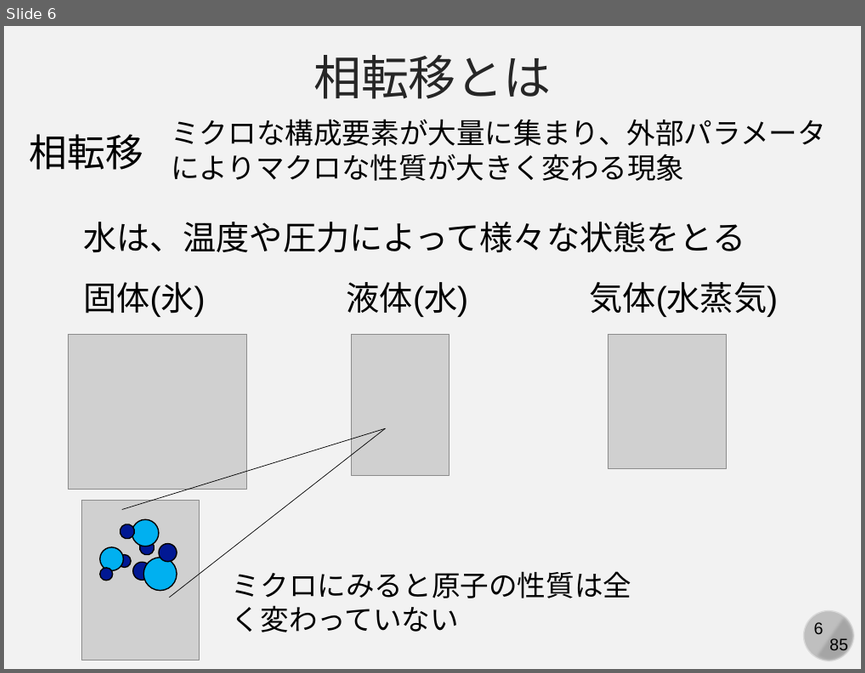
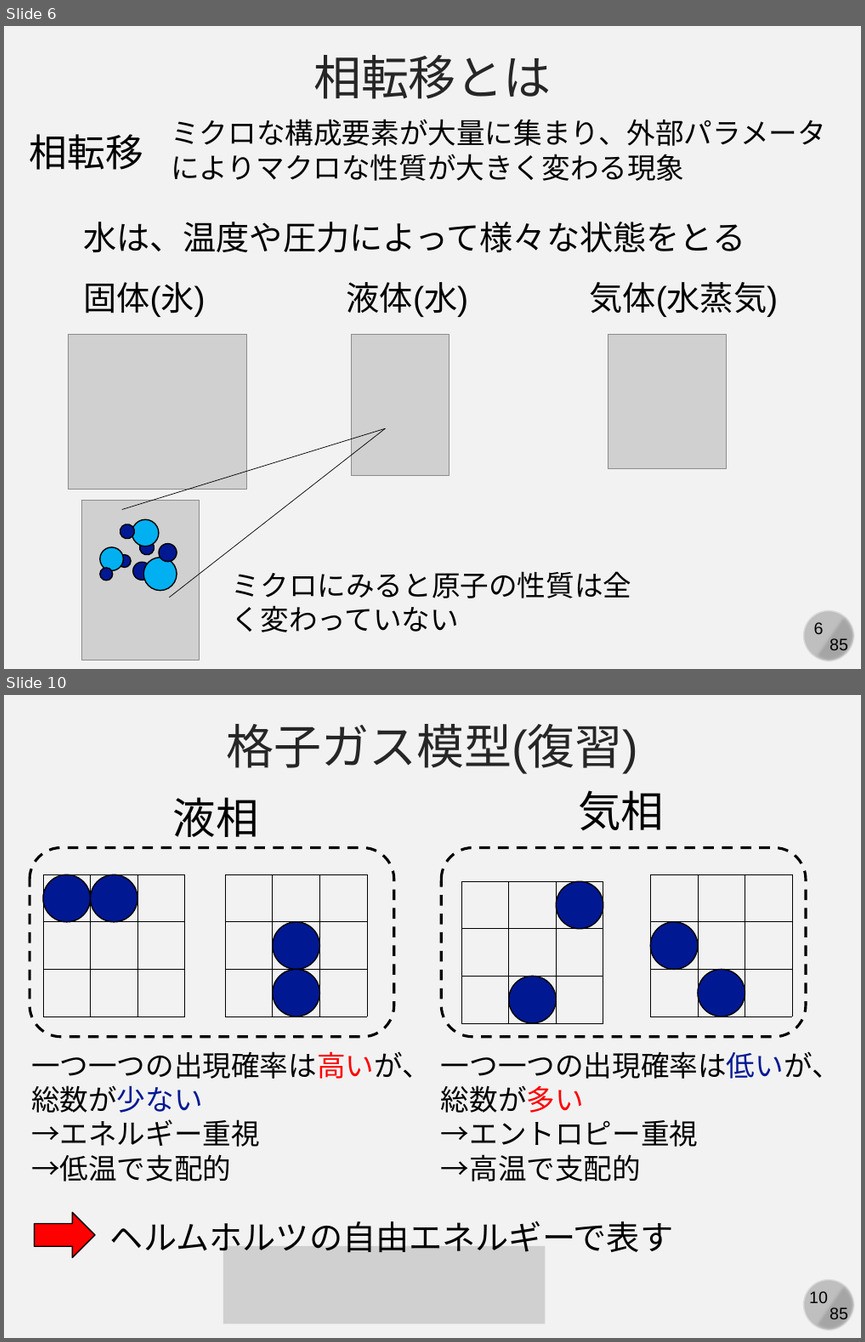
Before and after one commit to kaityo256/yamagata2022, a slide deck: 05_md_advanced/yamagata05.pptx. Shown one above the other, each under a label of ours: slide 6 before the commit, slides 6 and 10 after it; the slides between them are not shown. The pictures are 865x673 and 865x1342 pixels, drawn with LibreOffice and Linux fonts; fonts in the diff are those of the drawing; grey boxes stand for pictures. Boxes give left, top, right and bottom in pixels: in the first picture for what was removed or moved away, otherwise in the second. Text is boxed around its words. In the diff, an @@ line names an element or a change of style, - is before the commit and + after.

```diff
--- a/05_md_advanced/yamagata05.pptx
+++ b/05_md_advanced/yamagata05.pptx
@@ slide 10 added at (4, 695, 861, 1338), background #F2F2F2; not listed: 4 template elements that a slide beside it also shows @@
@@ text added at (227, 724, 639, 774), 40 pt, text #262626 @@
+格子ガス模型(復習)
@@ text added at (578, 790, 664, 831), 36 pt, text #000000 @@
+気相
@@ text added at (173, 797, 259, 837), 36 pt, text #000000 @@
+液相
@@ group added at (30, 847, 394, 1036): 16 lines, 4 ellipses, 1 rounded rectangle @@
@@ group added at (441, 847, 805, 1036): 16 lines, 4 ellipses, 1 rounded rectangle @@
@@ text added at (31, 1051, 431, 1181), 24 pt, text #000000 @@
+一つ一つの出現確率は高いが、総数が少ない
+→エネルギー重視
+→低温で支配的
@@ text added at (441, 1051, 840, 1181), 24 pt, text #000000 @@
+一つ一つの出現確率は低いが、総数が多い
+→エントロピー重視
+→高温で支配的
@@ right arrow added at (34, 1212, 95, 1257), fill #FF0000, outline #000000 1 pt @@
@@ text added at (110, 1220, 673, 1253), 28 pt, text #000000 @@
+ヘルムホルツの自由エネルギーで表す
@@ picture added at (223, 1246, 545, 1324) @@
```
Also in this commit, not shown: 1 slide changed, 3 other slides added.
